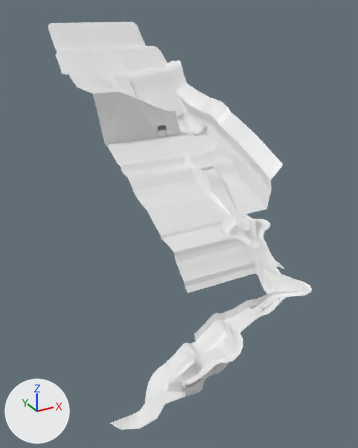
A saved change to the FBX model Assets/Models/Environments/TrueLevel1/L1_v01.fbx.
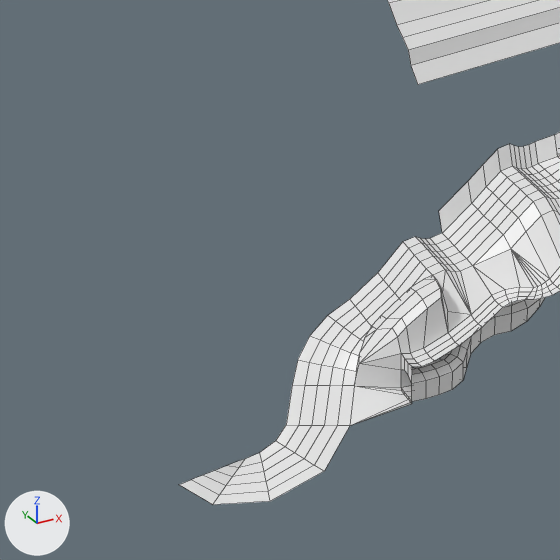
Old and new are each drawn whole from a 50 mm lens placed at (-586.0, -1703.0, 49.0), pointed at (11.0, -618.0, -493.0) and again close up on the part from 14% to 65% of the width and 59% to 100% of the height. Every picture has the same lights, and +X, +Y and +Z are marked at lower left. The close-ups show mesh edges as thin lines.
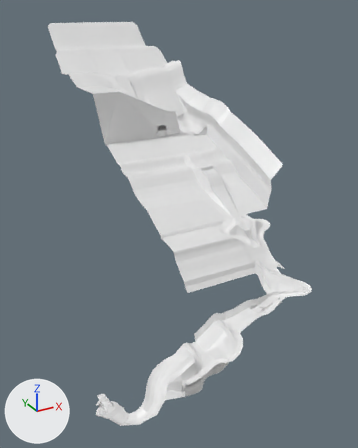
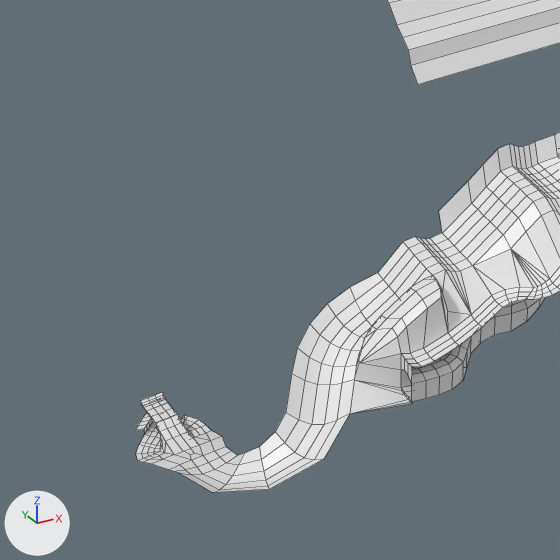
Where the change shows, as pixel boxes (x1, y1, x2, y2) in the close-ups (560 x 560 px):
```json
{"object": "Grid", "change": "reshaped", "before": [179, 0, 560, 505], "after": [136, 0, 560, 493]}
{"part": 1, "of": "me_grid", "change": "built on", "before": [179, 273, 412, 505], "after": [136, 273, 412, 493]}
```

The change, as JSON lines over the scene's bpy script:
```json
{"block": "me_grid", "where": "# used by ob_grid; location = (0.0, 0.0, 0.0)"}
{"op": "remove", "block": "me_grid", "code": "me_grid.from_pydata(...)  # 2449 vertices, 2507 faces; spans x -348.0..217.0, y -1044.0..15.0, z -708.0..0.0"}
{"op": "add", "block": "me_grid", "code": "me_grid.from_pydata(...)  # 2628 vertices, 2672 faces; spans x -353.0..217.0, y -1044.0..15.0, z -749.0..0.0"}
{"block": "me_grid", "change": "me_grid part 1"}
{"block": "me_grid", "change": "18 vertices in x -339.0..-201.0, y -1036.0..-950.0, z -708.0..-648.0 move by (0.0, 0.0, 5.0)"}
{"block": "me_grid", "change": "13 vertices in x -331.0..-201.0, y -1029.0..-958.0, z -708.0..-648.0 move by (0.0, 0.0, 1.0)"}
{"block": "me_grid", "change": "10 vertices in x -348.0..-201.0, y -1044.0..-942.0, z -708.0..-648.0 move by (0.0, 0.0, 10.0)"}
{"block": "me_grid", "change": "7 vertices in x -314.0..-210.0, y -1012.0..-976.0, z -708.0..-653.0 move by (0.0, 0.0, 3.0)"}
{"block": "me_grid", "change": "4 vertices move from x -288.0..-201.0, y -1014.0..-983.0, z -681.0..-648.0 to x -288.0..-201.0, y -1014.0..-983.0, z -677.0..-646.0"}
{"block": "me_grid", "change": "132 vertices are added at x -353.0..-301.0, y -975.0..-874.0, z -749.0..-705.0"}
{"block": "me_grid", "change": "26 new vertices lie (5.0, 0.0, 0.0) away from vertices in x -353.0..-314.0, y -925.0..-875.0, z -745.0..-725.0"}
{"block": "me_grid", "change": "5 new vertices lie (0.0, 0.0, 5.0) away from vertices in x -339.0..-327.0, y -891.0..-879.0, z -749.0"}
{"block": "me_grid", "change": "5 new vertices lie (-5.0, 5.0, -3.0) away from vertices in x -339.0..-327.0, y -891.0..-879.0, z -744.0"}
{"block": "me_grid", "change": "5 new vertices lie (8.0, 0.0, 0.0) away from vertices in x -344.0..-309.0, y -975.0..-945.0, z -722.0..-710.0"}
{"block": "me_grid", "change": "6 new vertices lie (0.0, 0.0, 10.0) away from vertices in x -332.0..-311.0, y -907.0..-896.0, z -749.0"}
{"block": "me_grid", "change": "165 new faces join them"}
```
